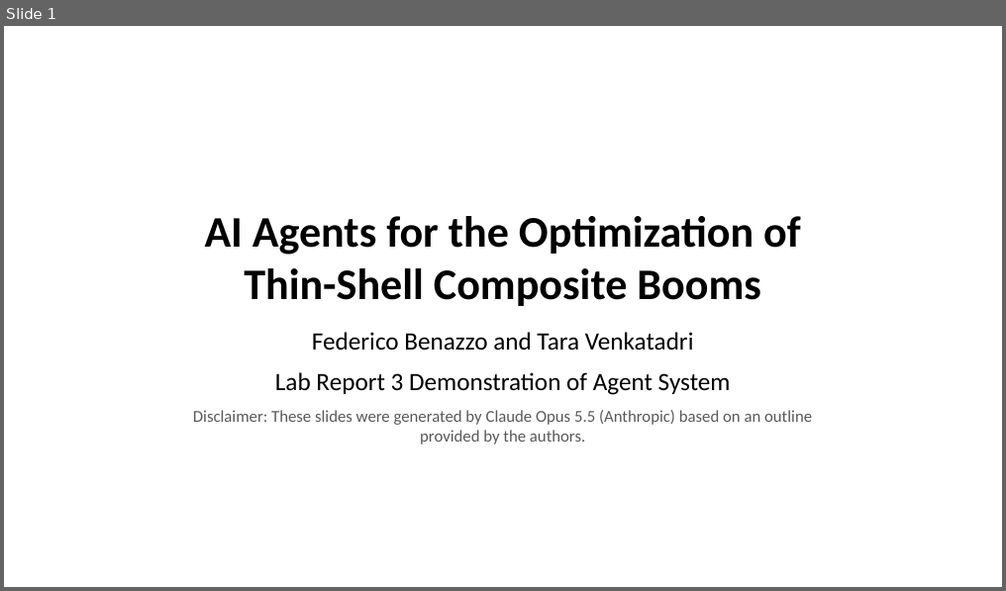
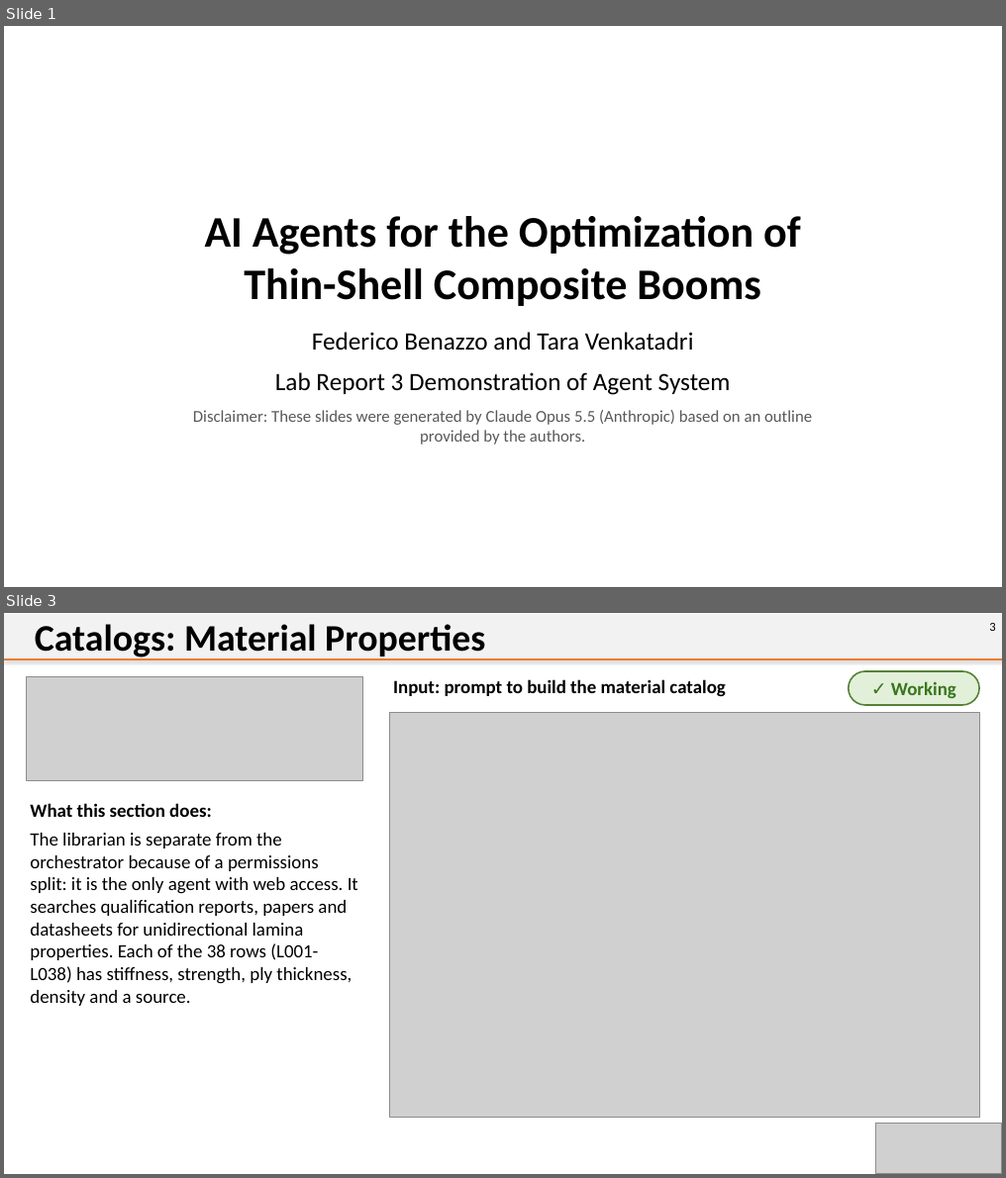
Before and after one commit to citgitfr/BenazzoVenkatadri_ThinShellSims, a slide deck: Lab Report 3/Lab Report 3 Demonstration of Agent System.pptx. Shown one above the other, each under a label of ours: slide 1 before the commit, slides 1 and 3 after it; the slides between them are not shown. The pictures are 1006x591 and 1006x1178 pixels, drawn with LibreOffice and Linux fonts; fonts in the diff are those of the drawing; grey boxes stand for pictures; background and template pictures are left out. Boxes give left, top, right and bottom in pixels: in the first picture for what was removed or moved away, otherwise in the second. Text is boxed around its words. In the diff, an @@ line names an element or a change of style, - is before the commit and + after.

```diff
--- a/Lab Report 3/Lab Report 3 Demonstration of Agent System.pptx
+++ b/Lab Report 3/Lab Report 3 Demonstration of Agent System.pptx
@@ slide 3 added at [4, 613, 1002, 1174], background #FFFFFF @@
@@ rectangle added at [4, 614, 1002, 660], fill #F2F2F2 @@
@@ text added at [35, 624, 485, 661], 36 pt, text #000000, bold @@
+Catalogs: Material Properties
@@ text added at [989, 623, 995, 631], 12 pt, text #000000 @@
+3
@@ line added from (4, 660) to (1002, 660), #ED7D31 1.5 pt @@
@@ rounded rectangle added at [848, 671, 979, 705], fill #E2F0D9, outline #548235 1.5 pt, 18 pt, text #38761D, bold @@
+✓ Working
@@ picture added at [27, 676, 363, 780] @@
@@ text added at [393, 679, 725, 697], 18 pt, text #000000, bold @@
+Input: prompt to build the material catalog
@@ picture added at [389, 713, 979, 1118] @@
@@ text added at [30, 803, 212, 817], 18 pt, text #000000, bold @@
+What this section does:
@@ text added at [30, 833, 358, 1006], 18 pt, text #000000 @@
+The librarian is separate from the orchestrator because of a permissions split: it is the only agent with web access. It searches qualification reports, papers and datasheets for unidirectional lamina properties. Each of the 38 rows (L001-L038) has stiffness, strength, ply thickness, density and a source.
@@ picture added at [875, 1124, 1002, 1174] @@
```
Also in this commit, not shown: 13 slides changed, 9 other files.
